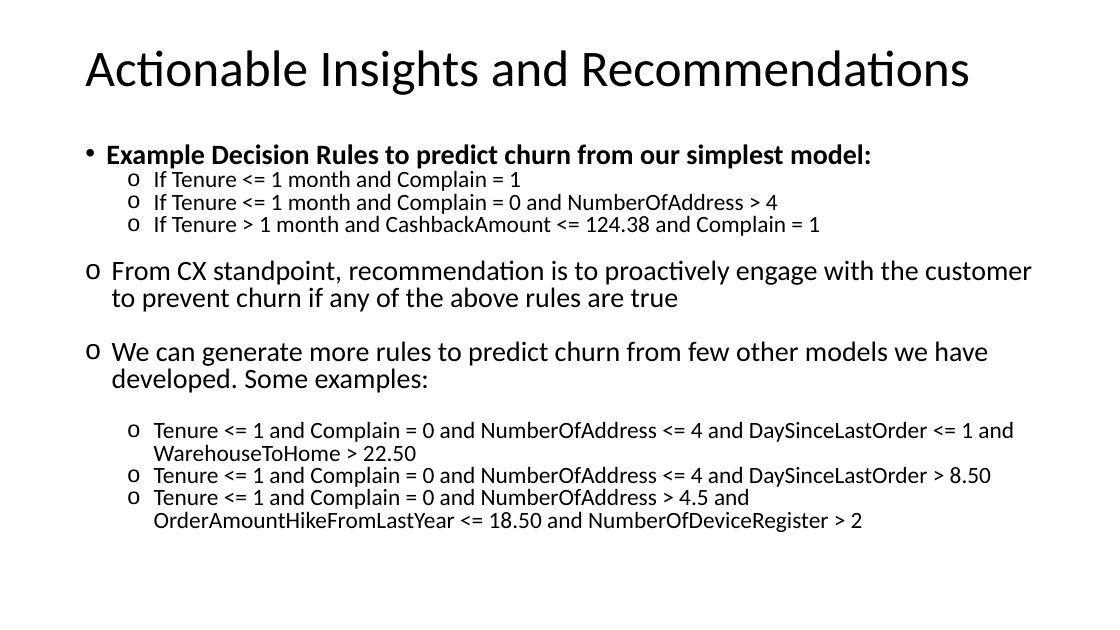
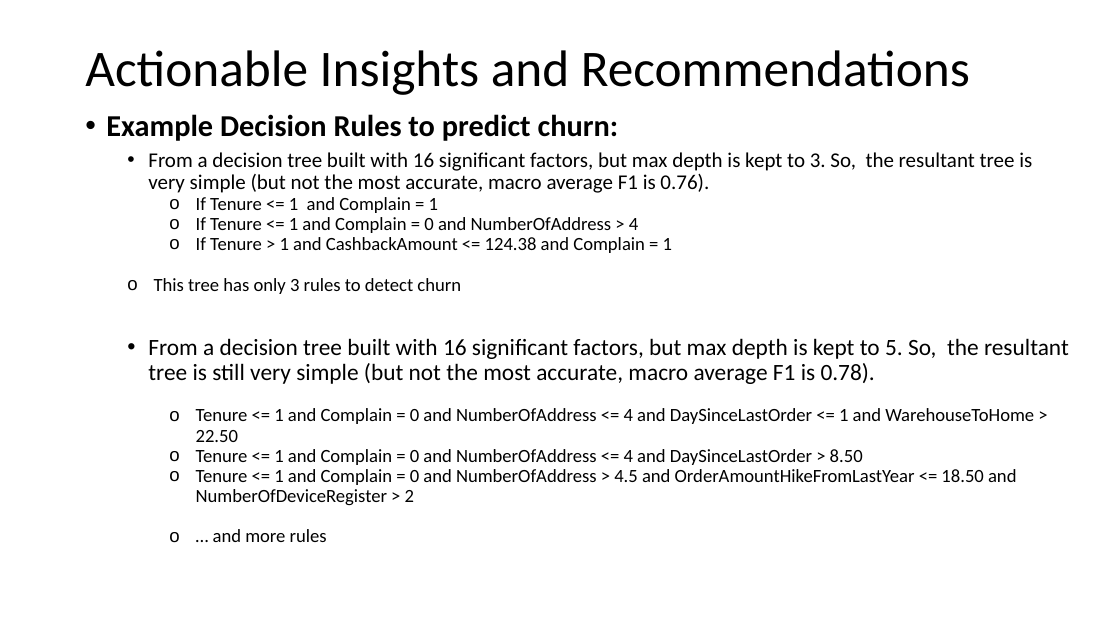
Before and after one commit to jalalmahmud/churn-analysis, a slide deck: slide 31 of Presentation-Churn-JalalMahmud.pptx (slide 30 before the commit). Drawn at 1120x630 pixels with LibreOffice and Linux fonts; fonts in the diff are those of the drawing. Boxes give left, top, right and bottom in pixels: in the first picture for what was removed or moved away, otherwise in the second. Text is boxed around its words. In the diff, an @@ line names an element or a change of style, - is before the commit and + after.

```diff
--- a/Presentation-Churn-JalalMahmud.pptx
+++ b/Presentation-Churn-JalalMahmud.pptx
@@ text "Example Decision Rules to predict ...": place and size @@
-text "Example Decision Rules to predict ..." at [106,144,1032,532]
+text "Example Decision Rules to predict ..." at [106,114,1069,542]
@@ text at [106,114,1069,384]: text changed; size 24 to 16 pt @@
-• Example Decision Rules to predict churn from our simplest model:
-  o If Tenure <= 1 month and Complain = 1
-  o If Tenure <= 1 month and Complain = 0 and NumberOfAddress > 4
-  o If Tenure > 1 month and CashbackAmount <= 124.38 and Complain = 1
-o From CX standpoint, recommendation is to proactively engage with the customer to prevent churn if any of the above rules are true
-o We can generate more rules to predict churn from few other models we have developed. Some examples:
+• Example Decision Rules to predict churn:
+  • From a decision tree built with 16 significant factors, but max depth is kept to 3. So, the resultant tree is very simple (but not the most accurate, macro average F1 is 0.76).
+    o If Tenure <= 1 and Complain = 1
+    o If Tenure <= 1 and Complain = 0 and NumberOfAddress > 4
+    o If Tenure > 1 and CashbackAmount <= 124.38 and Complain = 1
+  o This tree has only 3 rules to detect churn
+  • From a decision tree built with 16 significant factors, but max depth is kept to 5. So, the resultant tree is still very simple (but not the most accurate, macro average F1 is 0.78).
@@ text at [196,408,1034,506]: size 20 to 16 pt in "Tenure <= 1 and Complain = 0 ...", "Tenure <= 1 and Complain = 0 ...", "Tenure <= 1 and Complain = 0 ..."; list level 2 to 3 in "Tenure <= 1 and Complain ..."; line spacing 0.8 to 0.9 @@
@@ text at [213,529,327,542]: paragraph added @@
+    o … and more rules
```
Also in this commit, not shown: 24 other slides changed, 3 slides added, 1 slide removed.
